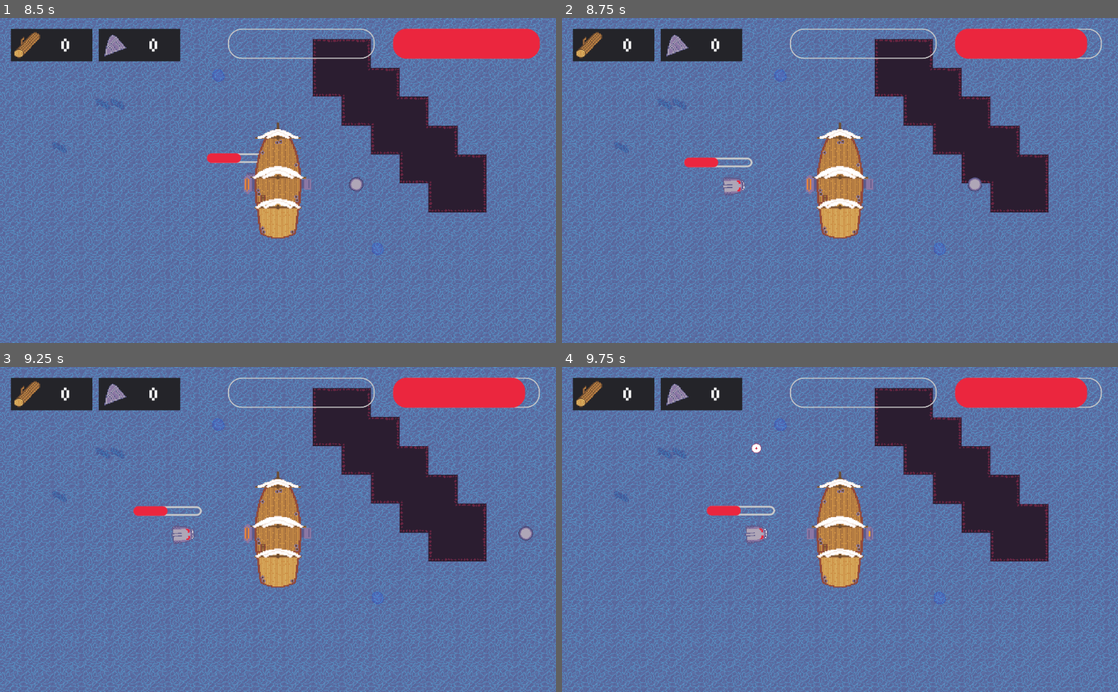
Above: before the commit, frames 1-4 (two rows, left to right).
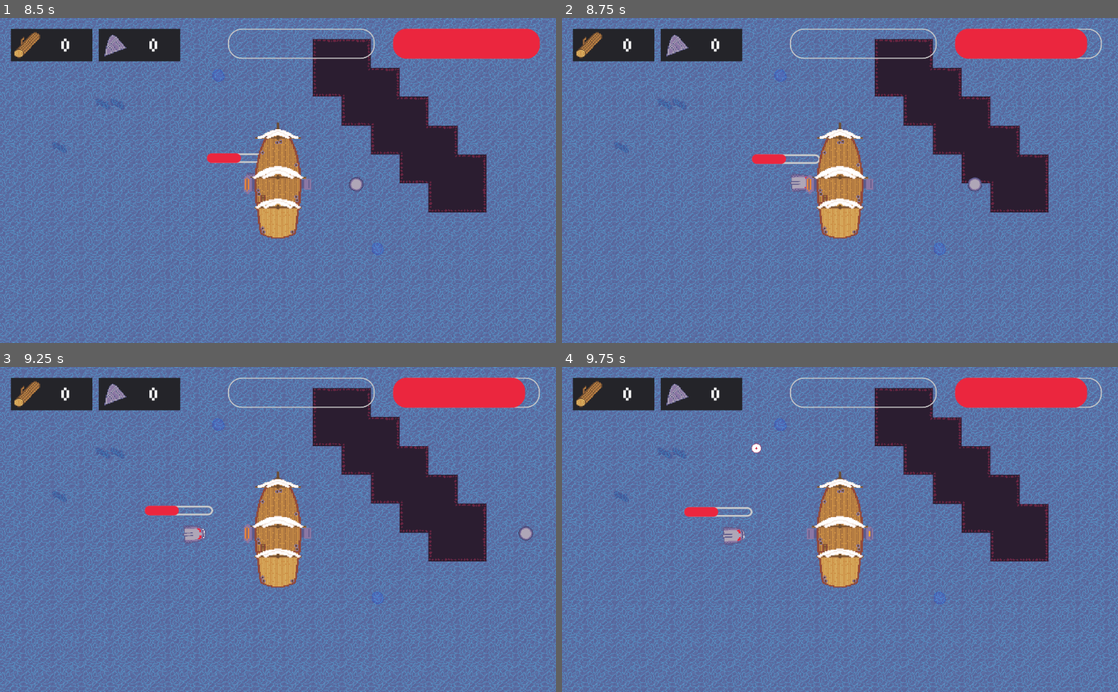
Above: after the commit, the same moments.

Repository: McLovin3/Calderia
Game: Godot game, scene res://TestScene.tscn
Same seed, same stepped clock (60 frames per second), same inputs: the game is played once before the commit and once after it.
Inputs (mouse positions are in pixels of both pictures, inside the frame that each line leads up to):
- Up to frame 1 (8.5 s): tap Enter at 0.5 s; move the mouse to (250, 245) at 0.52 s; press the mouse at (250, 245) at 0.53 s; hold Right (right_arrow) 0.53-2.03 s; tap W (up) at 0.77, 1.52, 3.02, 3.77, 4.52, 6.02, 6.77, 7.52 s; move the mouse to (444, 229) at 1.27 s; release the mouse at (444, 229) at 1.28 s; tap Middle mouse button (middle_click) at 1.35, 5.85 s; move the mouse to (111, 131) at 2.02 s; hold Right mouse button (right_click) 2.03-2.78 s; hold Left (left_arrow) 2.03-4.28 s; move the mouse to (305, 180) at 2.77 s; click (305, 180) at 2.85 s; move the mouse to (194, 99) at 3.52 s; hold Middle mouse button (middle_click) 3.53-4.28 s; move the mouse to (400, 164) at 4.27 s; hold Right (right_arrow) 4.28-8.03 s; right-click (400, 164) at 4.35 s; move the mouse to (166, 196) at 5.02 s; press the mouse at (166, 196) at 5.03 s; move the mouse to (333, 109) at 5.77 s; release the mouse at (333, 109) at 5.78 s; move the mouse to (250, 245) at 6.52 s; hold Right mouse button (right_click) 6.53-7.28 s; move the mouse to (444, 229) at 7.27 s; click (444, 229) at 7.35 s; move the mouse to (111, 131) at 8.02 s; hold Left (left_arrow) from 8.03 s (still down); hold Middle mouse button (middle_click) from 8.03 s (still down)
- Up to frame 2 (8.75 s): keep holding Left (left_arrow); keep holding Middle mouse button (middle_click)
- Up to frame 3 (9.25 s): keep holding Left (left_arrow); move the mouse to (305, 529) at 8.77 s; release Middle mouse button (middle_click) at 8.78 s; right-click (305, 529) at 8.85 s; tap W (up) at 9.02 s
- Up to frame 4 (9.75 s): move the mouse to (756, 448) at 9.52 s; release Left (left_arrow) at 9.53 s; press the mouse at (756, 448) at 9.53 s; hold Right (right_arrow) from 9.53 s (still down)

Frame 1 is identical in both runs. In frame 2, 0.8% of the frame differs, in the area x 22-47%, y 41-55%; in frame 3, 0.5%; in frame 4, 0.7%.

Commit message:
Added shark knockback

Diff:
--- a/Shark/Scripts/Shark.gd
+++ b/Shark/Scripts/Shark.gd
@@ -6,6 +6,8 @@
 export var attack_distance : int = 500
 export var base_hp : int = 20
 export var damage : int = 10
+export var knockback_distance : int = 200
+export var knockback_time : float = 1
 
 onready var _player : PlayerShip = get_node(path_to_player);
 onready var _navigation_agent : NavigationAgent2D = $NavigationAgent2D
@@ -14,8 +16,11 @@
 
 var _velocity : Vector2 = Vector2.ZERO
 var _chasing : bool = false
-
+var _getting_knockbacked : bool = false
 var _current_hp : int
+var _time : float = 0
+var _from : Vector2 = Vector2.ZERO
+var _to : Vector2 = Vector2.ZERO
 
 func _ready() -> void:
 	randomize()
@@ -28,7 +33,13 @@
 	var steering := (desired_velocity - _velocity) * delta
 	_velocity += steering
 
-	if global_position.distance_to(_player.get_global_position()) < attack_distance:
+	if (_getting_knockbacked):
+		_time += delta
+		if (_time >= knockback_time):
+			_getting_knockbacked = false
+		position = _from.linear_interpolate(_to, _time)
+
+	elif global_position.distance_to(_player.get_global_position()) < attack_distance:
 		_chasing = true
 		_animated_sprite.rotation = direction.angle()
 		_animated_sprite.play("Emerging")
@@ -40,7 +51,8 @@
 		_animated_sprite.play("Emerging", true)
 
 func _on_PathFindingTimer_timeout() -> void:
-	_navigation_agent.set_target_location(_player.global_position)
+	if (_player):
+		_navigation_agent.set_target_location(_player.global_position)
 
 func _on_Hitbox_area_entered(area: Area2D) -> void:
 	if (area.get_parent().get("damage")):
@@ -54,4 +66,8 @@
 			_health_bar.value = (_current_hp * _health_bar.max_value) / base_hp
 
 	else:
-		position -= global_position.direction_to(_navigation_agent.get_next_location()) * 200
+		_getting_knockbacked = true
+		_time = 0
+		_from = position
+		_to = position - knockback_distance * Vector2(
+			global_position.direction_to(area.global_position)).normalized()
